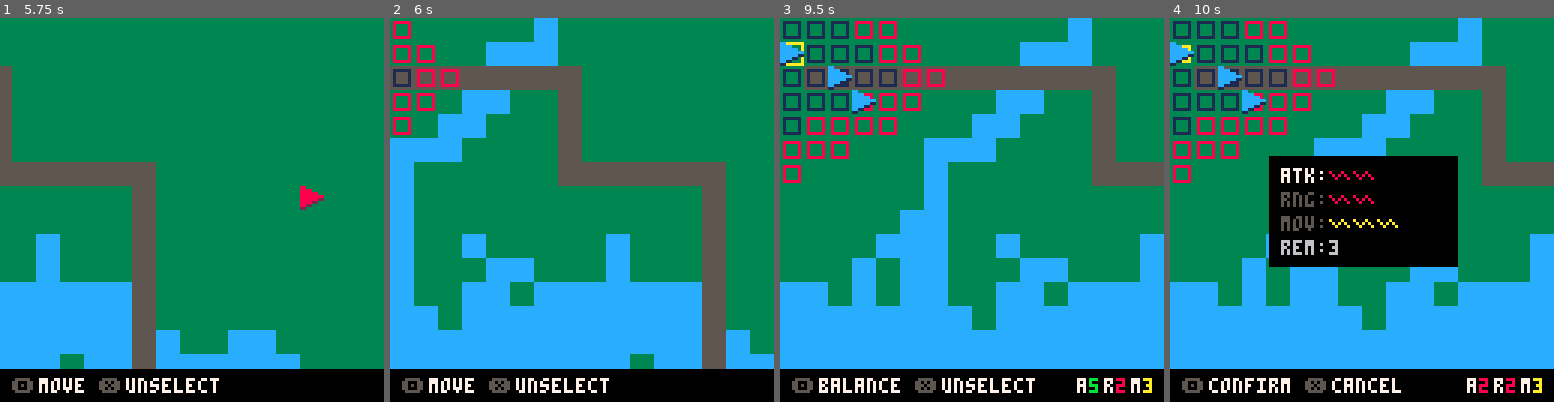
Above: before the commit, frames 1-4 (left to right).
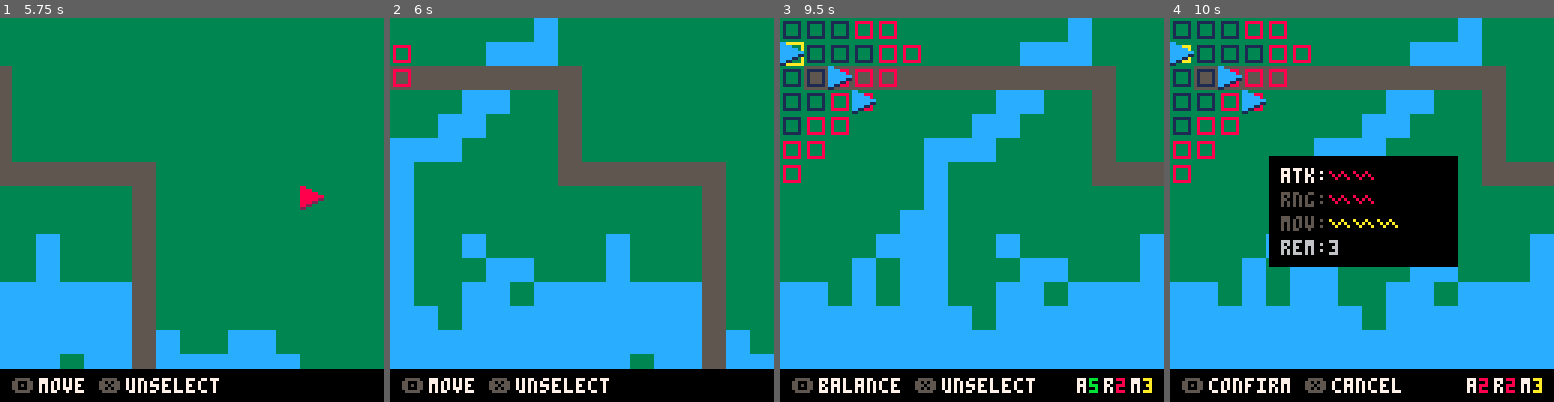
Above: after the commit, the same moments.

Repository: chrisallenlane/balance-of-power
Game: PICO-8 cartridge balance-of-power.p8
Same seed, same stepped clock (60 frames per second), same inputs: the game is played once before the commit and once after it.
Inputs:
- Up to frame 1 (5.75 s): tap O (Z key) at 0.33, 0.7, 1.43, 2.22, 3.1, 3.98, 4.87 s; tap X (X key) at 1.07, 2.07, 2.4, 2.73, 3.07, 3.4, 3.73, 4.07, 4.4, 4.73, 5.07, 5.4, 5.73 s; hold Left 1.97-2.37 s; hold Down 2.42-2.82 s; hold Right 2.87-3.53 s; hold Up 3.58-4.08 s; hold Right 4.13-4.53 s; hold Down 4.58-5.08 s; hold Left from 5.13 s (still down)
- Up to frame 2 (6 s): tap O (Z key) at 5.75 s; release Left at 5.8 s; hold Up from 5.85 s (still down)
- Up to frame 3 (9.5 s): tap X (X key) every 0.33 s from 6.07 to 9.4 s; release Up at 6.18 s; hold Left 6.23-6.63 s; tap O (Z key) every 0.88 s from 6.63 to 9.28 s; hold Down 6.68-7.08 s; hold Right 7.13-7.8 s; hold Up 7.85-8.35 s; hold Right 8.4-8.8 s; hold Down 8.85-9.35 s; hold Left from 9.4 s (still down)
- Up to frame 4 (10 s): keep holding Left; tap X (X key) at 9.73 s

Frame 1 is identical in both runs. In frame 2, 1.0% of the frame differs, in the area x 0-18%, y 0-31%; in frame 3, 1.3%, in the area x 13-43%, y 13-37%; in frame 4, 1.3%.

Commit message:
refactor(Cell): remove global variables
Refactor the `Cell` table to remove (most) references to global variables.

Diff:
--- a/src/astar.lua
+++ b/src/astar.lua
@@ -36,7 +36,7 @@
         -- break if we've reached the goal
         if current:is(goal) then break end
 
-        for neighbor in all(Cell.neighbors(current.x, current.y)) do
+        for neighbor in all(Cell.neighbors(current.x, current.y, Map.current)) do
             -- TODO: use the appropriate name here
             -- TODO: refactor this
             local new_cost = path_cost[current.id] +
--- a/src/cell.lua
+++ b/src/cell.lua
@@ -19,22 +19,18 @@
 
     -- return false if a unit is at the specified coordinates
     -- TODO: pass as param
-    if Units.at(x, y, Map.current.units) then return false end
+    if Units.at(x, y, map.units) then return false end
     return true
 end
 
 -- return true if a unit may pass through the tile
 function Cell.pass(x, y, map, turn)
-    -- return false if the specified coordinates are out-of-bounds
-    if x < 0 or x >= map.cell.w or y < 0 or y >= map.cell.h then return false end
+    -- if the cell is not open, it's also not passable
+    if not Cell.open(x, y, map) then return false end
 
-    -- return false if the map tile at the specified coordinates is flagged as
-    -- impassible
-    if fget(mget(map.cell.x + x, map.cell.y + y), 0) then return false end
-
-    -- TODO: pass as param
     -- check for a unit at the specified coordinates
-    local unit = Units.at(x, y, Map.current.units)
+    -- TODO: de-duplicate with `self.open`, possibly via a state var
+    local unit = Units.at(x, y, map.units)
 
     -- if no unit is found, return true
     if not unit then return true end
@@ -61,18 +57,14 @@
 end
 
 -- return the set of cells adjacent to the specified cell
-function Cell.neighbors(x, y)
+function Cell.neighbors(x, y, map)
     local neighbors = {}
 
     -- add cells, while being mindful to stay in bounds
-    if x + 1 < Map.current.cell.w then
-        add(neighbors, Cell:new(x + 1, y, Map.current.cell.w))
-    end
-    if x - 1 >= 0 then add(neighbors, Cell:new(x - 1, y, Map.current.cell.w)) end
-    if y + 1 < Map.current.cell.h then
-        add(neighbors, Cell:new(x, y + 1, Map.current.cell.w))
-    end
-    if y - 1 >= 0 then add(neighbors, Cell:new(x, y - 1, Map.current.cell.w)) end
+    if x + 1 < map.cell.w then add(neighbors, Cell:new(x + 1, y, map.cell.w)) end
+    if x - 1 >= 0 then add(neighbors, Cell:new(x - 1, y, map.cell.w)) end
+    if y + 1 < map.cell.h then add(neighbors, Cell:new(x, y + 1, map.cell.w)) end
+    if y - 1 >= 0 then add(neighbors, Cell:new(x, y - 1, map.cell.w)) end
 
     return neighbors
 end
--- a/src/radius.lua
+++ b/src/radius.lua
@@ -43,7 +43,7 @@
     if self:cached('mov', x, y, mvmt) then return end
 
     -- iteratively search this cell's neighbors
-    for _, cell in pairs(Cell.neighbors(x, y)) do
+    for _, cell in pairs(Cell.neighbors(x, y, Map.current)) do
         -- determine the cost to traverse the tile
         local cost = Cell.cost(cell.x, cell.y, map)
         if mvmt >= cost and Cell.pass(cell.x, cell.y, map, turn) then
@@ -66,7 +66,7 @@
     if rng == 0 then return end
 
     -- iteratively search this cell's neighbors
-    for _, cell in pairs(Cell.neighbors(x, y)) do
+    for _, cell in pairs(Cell.neighbors(x, y, Map.current)) do
         self:append('atk', cell.x, cell.y)
         Radius:atk(cell.x, cell.y, rng, map)
     end
